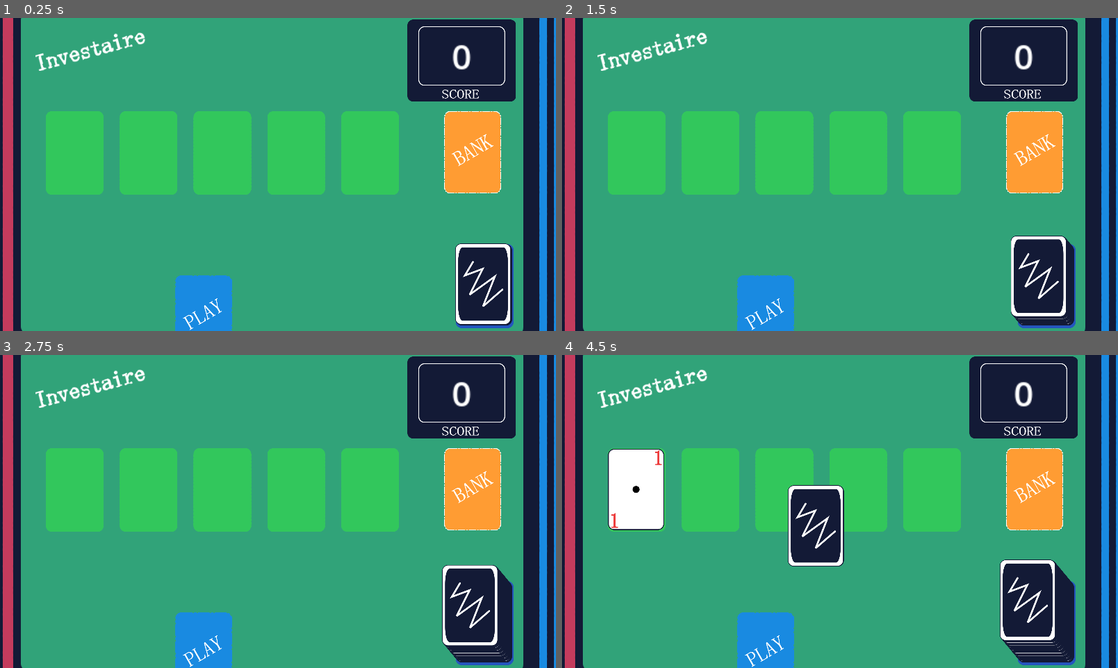
Above: before the commit, frames 1-4 (two rows, left to right).
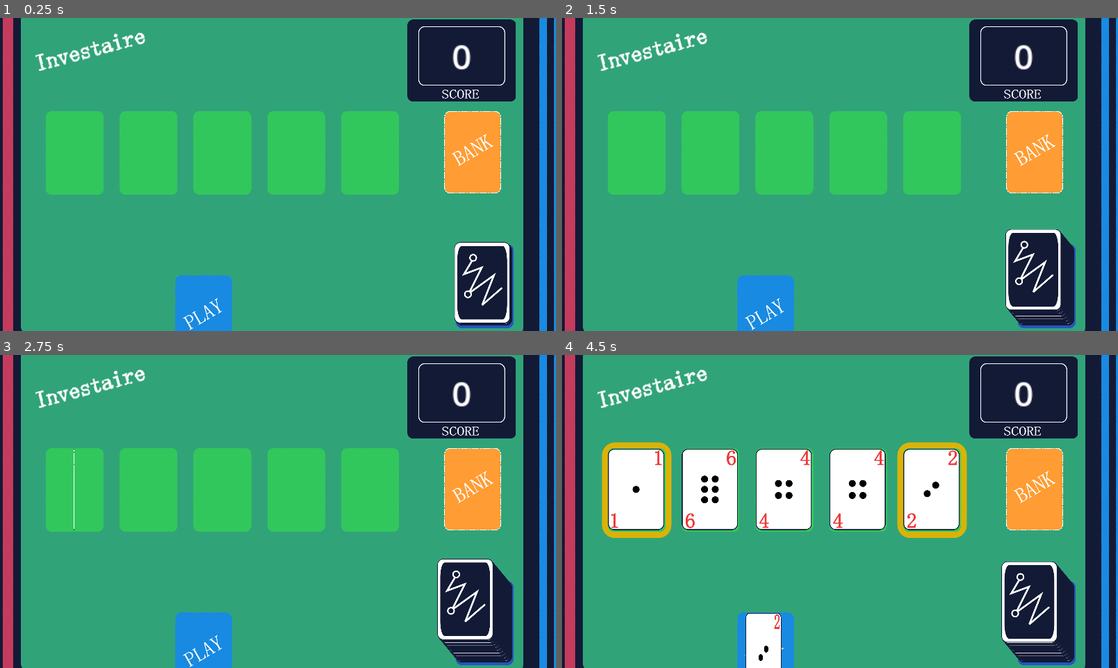
Above: after the commit, the same moments.

Repository: mathew-tran/investaire
Game: Godot game, scene res://Scenes/Game.tscn
The game is run twice, just before and just after one commit, with the same random seed, the same clock (stepped at 60 frames per second) and the same inputs.
Inputs (mouse positions are in pixels of both pictures, inside the frame that each line leads up to):
- Up to frame 1 (0.25 s): no input
- Up to frame 2 (1.5 s): click (1045, 284) at 0.5 s; click (1045, 284) at 1.27 s
- Up to frame 3 (2.75 s): click (483, 617) at 2.02 s
- Up to frame 4 (4.5 s): click (634, 489) at 2.77 s; click (712, 489) at 3.52 s; click (784, 489) at 4.27 s

The runs differ from the first frame. In frame 1, 0.7% of the frame differs, in the area x 81-92%, y 71-98%; in frame 2, 1.4%; in frame 3, 1.4%; in frame 4, 16%, in the area x 7-89%, y 27-100%.

Commit message:
fix up bank slot view, also make it so that if there are dupes, bank slot can kill cards

Diff:
--- a/Art/InvestaireExample.svg
+++ b/Art/InvestaireExample.svg
@@ -25,8 +25,8 @@
      inkscape:deskcolor="#d1d1d1"
      inkscape:document-units="mm"
      inkscape:zoom="1.4342733"
-     inkscape:cx="131.77405"
-     inkscape:cy="32.4206"
+     inkscape:cx="68.327285"
+     inkscape:cy="127.24214"
      inkscape:window-width="1920"
      inkscape:window-height="1001"
      inkscape:window-x="-7"
@@ -834,4 +834,14 @@
        height="14.757765"
        x="-8.1167698"
        y="-44.273289"
-       ry="3.4127326" /></g></svg>
+       ry="3.4127326" /><circle
+       style="fill:#131a36;stroke:#ffffff;stroke-width:0.9;stroke-linecap:round;fill-opacity:1;stroke-dasharray:none;stroke-opacity:1"
+       id="path1"
+       cx="17.063663"
+       cy="18.493322"
+       r="1.9369564" /><circle
+       style="fill:#131a36;fill-opacity:1;stroke:#ffffff;stroke-width:0.9;stroke-linecap:round;stroke-dasharray:none;stroke-opacity:1"
+       id="circle1"
+       cx="13.867848"
+       cy="40.668365"
+       r="1.9369564" /></g></svg>
--- a/Prefabs/BankSlot.tscn
+++ b/Prefabs/BankSlot.tscn
@@ -4,9 +4,17 @@
 [ext_resource type="Script" path="res://Scripts/BankSlot.gd" id="2_lfcx2"]
 
 [node name="BankSlot" type="TextureRect"]
-offset_right = 92.4496
-offset_bottom = 134.0
+custom_minimum_size = Vector2(140, 190)
+offset_right = 140.0
+offset_bottom = 190.0
 texture = ExtResource("1_2sjn1")
 expand_mode = 3
 stretch_mode = 5
 script = ExtResource("2_lfcx2")
+
+[node name="Cards" type="Control" parent="."]
+anchors_preset = 0
+offset_left = 6.0
+offset_top = 4.0
+offset_right = 46.0
+offset_bottom = 44.0
--- a/Prefabs/Card.tscn
+++ b/Prefabs/Card.tscn
@@ -133,7 +133,7 @@
 custom_minimum_size = Vector2(130, 186)
 offset_right = 130.0
 offset_bottom = 186.0
-pivot_offset = Vector2(65, 0)
+pivot_offset = Vector2(65, 93)
 script = ExtResource("1_wkjp0")
 
 [node name="Front" type="TextureRect" parent="."]
--- a/Scripts/BankSlot.gd
+++ b/Scripts/BankSlot.gd
@@ -2,6 +2,42 @@
 
 class_name BankSlot
 
+@onready var CardHolder = $Cards
 func TakeCard(card : Card):
-	card.reparent(self)
-	await card.Move(global_position, .2)
+	card.reparent(CardHolder)
+	await get_tree().process_frame
+	await RepositionCards()
+	await CheckDupes()
+	await RepositionCards()
+
+func CheckDupes():
+	var values = {}
+	for card in CardHolder.get_children():
+		if values.has(str(card.Rank)) == false:
+			values[str(card.Rank)] = card
+		else:
+			await card.Kill(Card.KILL_REASON.BANK)
+			await values[str(card.Rank)].Kill(Card.KILL_REASON.BANK)
+			await get_tree().create_timer(1.5).timeout
+			return
+
+func CheckBankrupt():
+	pass
+
+func RepositionCards():
+	if CardHolder.get_child_count() == 0:
+		return
+	if CardHolder.get_child_count() == 1:
+		await CardHolder.get_child(0).Move(CardHolder.global_position + Vector2(30.5, 0), .01, Tween.TransitionType.TRANS_QUAD)
+		return
+	var cardOffset = Vector2.ZERO
+	var startPosition = CardHolder.global_position + Vector2(30.5, 0)
+	print(startPosition)
+	var cards = CardHolder.get_children()
+	for card in cards:
+		card.z_index = 0
+		cardOffset.x -= 25.5
+		if card.global_position != CardHolder.global_position + cardOffset:
+			await card.Move(startPosition + cardOffset, .01, Tween.TransitionType.TRANS_QUAD)
+		#cardOffset.y -= 5.5
+	pass
--- a/Scripts/Card.gd
+++ b/Scripts/Card.gd
@@ -10,6 +10,11 @@
 	TOP,
 	MIDDLE,
 	BOTTOM
+}
+
+enum KILL_REASON {
+	DEFAULT,
+	BANK
 }
 func _ready():
 	Create()
@@ -24,10 +29,25 @@
 func ReverseFlip():
 	$AnimationPlayer.play("FlipBack", -1, 4.8)
 
-func Kill():
+func Kill(killReason = KILL_REASON.DEFAULT):
+	reparent(Finder.GetDeadCardGroup())
+	var tween = get_tree().create_tween()
+	tween.tween_property(self, "scale", Vector2.ONE * 1.5, .2)
+	tween.set_trans(Tween.TRANS_CUBIC)
+	await tween.finished
+	tween = get_tree().create_tween()
+	tween.tween_property(self, "scale", Vector2.ONE, .1)
+	await tween.finished
+
+	ReverseFlip()
+	await get_tree().create_timer(.5).timeout
+	await Move(Vector2(2200, -100), .1, Tween.TransitionType.TRANS_CUBIC)
 	var pointAmount = Rank
 	if Rank == 0:
 		pointAmount += 10
+
+	if killReason == KILL_REASON.BANK:
+		pointAmount *= 3
 	Finder.GetGame().GainPoints(pointAmount)
 	queue_free()
 
@@ -42,6 +62,7 @@
 	await tween.finished
 	MoveComplete.emit()
 	reparent(oldParent)
+	await get_tree().process_frame
 
 func GetAllowableNumbers(cardPosition: CARD_POSITION):
 	var allowedNumbers = []
--- a/Scripts/Deck.gd
+++ b/Scripts/Deck.gd
@@ -20,7 +20,7 @@
 		instance.Rank = card
 		$Cards.add_child(instance)
 		instance.global_position = Vector2(-400, 0)
-		await instance.Move($Cards.global_position + cardOffset, .08)
+		await instance.Move($Cards.global_position + cardOffset, .05)
 		cardOffset += Vector2(-1,-1.2)
 
 	DeckCreated.emit()
@@ -28,7 +28,7 @@
 func DrawCard(newContainer):
 	var newCard = $Cards.get_child(len($Cards.get_children()) -1)
 	newCard.reparent(newContainer)
-	await newCard.Move(newContainer.global_position, .2)
+	await newCard.Move(newContainer.global_position, .1)
 	newCard.Flip()
 	return newCard
 
--- a/Scripts/Game.gd
+++ b/Scripts/Game.gd
@@ -29,7 +29,7 @@
 		await PopulatePlaySlot()
 		await $InvestSlots.UpdateSlots(GetPlayCard())
 		if $InvestSlots.AreAnySlotsActive() == false:
-			$BankSlot.TakeCard(GetPlayCard())
+			await $BankSlot.TakeCard(GetPlayCard())
 		else:
 			await CardMoved
 
--- a/Scripts/InvestSlot.gd
+++ b/Scripts/InvestSlot.gd
@@ -35,18 +35,14 @@
 
 	await RepositionCards()
 	if CardHolder.get_child_count() == MaxCardAmount:
-		await get_tree().create_timer(1).timeout
+		await get_tree().create_timer(.5).timeout
 		var deadCards = []
 		for deadcard in CardHolder.get_children():
 			deadCards.append(deadcard)
 		deadCards.reverse()
 
 		for children in deadCards:
-			children.reparent(Finder.GetDeadCardGroup())
-			children.ReverseFlip()
-			await get_tree().create_timer(.8).timeout
-			await children.Move(Vector2(2200, -100), .1, Tween.TransitionType.TRANS_CUBIC)
-			children.Kill()
+			await children.Kill()
 	await get_tree().process_frame
 
 func RepositionCards():
@@ -56,7 +52,7 @@
 	var cards = CardHolder.get_children()
 	for card in cards:
 		if card.global_position != CardHolder.global_position + cardOffset:
-			await card.Move(CardHolder.global_position + cardOffset, .1, Tween.TransitionType.TRANS_QUAD)
+			await card.Move(CardHolder.global_position + cardOffset, .01, Tween.TransitionType.TRANS_QUAD)
 		card.z_index = 0
 		cardOffset.y += 35
 		cardOffset.x -= 3.5
Binary file changed: Art/Cards/Back.png
